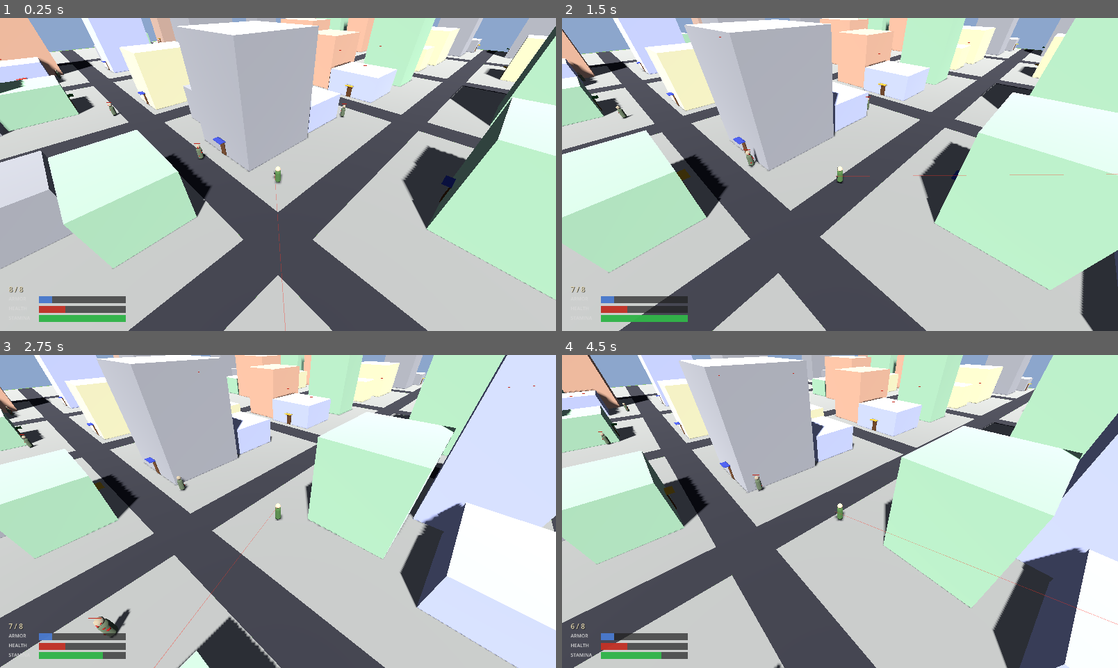
Above: before the commit, frames 1-4 (two rows, left to right).
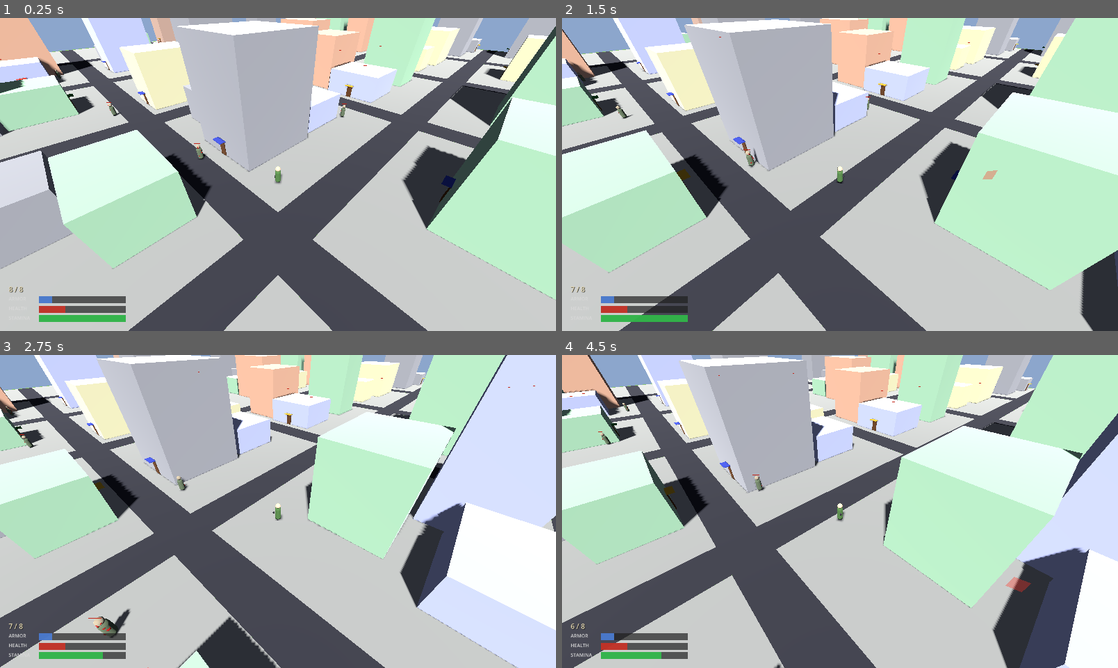
Above: after the commit, the same moments.

Repository: shaoqian2001/vibe-zombie
Game: Godot game, scene res://scenes/Main.tscn
Two runs of this game, one before a commit and one after it. Both use one fixed random seed, a clock stepped at 60 frames per second and the inputs below.
Inputs (mouse positions are in pixels of both pictures, inside the frame that each line leads up to):
- Up to frame 1 (0.25 s): no input
- Up to frame 2 (1.5 s): move the mouse to (962, 158) at 0.52 s; hold D (move_right) 0.53-1.28 s; hold F (interact) 0.53-1.28 s; move the mouse to (728, 190) at 1.27 s; hold S (move_backward) from 1.28 s (still down); click (728, 190) at 1.35 s
- Up to frame 3 (2.75 s): move the mouse to (333, 442) at 2.02 s; release S (move_backward) at 2.03 s; hold D (move_right) from 2.03 s (still down); hold Shift (sprint) from 2.03 s (still down)
- Up to frame 4 (4.5 s): move the mouse to (812, 574) at 2.77 s; release D (move_right) at 2.78 s; release Shift (sprint) at 2.78 s; hold W (move_forward) 2.78-3.53 s; tap F (interact) at 2.85 s; move the mouse to (1006, 558) at 3.52 s; press the mouse at (1006, 558) at 3.53 s; hold A (move_left) from 3.53 s (still down); move the mouse to (673, 464) at 4.27 s; release the mouse at (673, 464) at 4.28 s; tap Shift (sprint) at 4.35 s

The runs differ from the first frame. In frame 1, less than 0.1% of the frame differs, in the area x 49-52%, y 48-100%; in frame 2, 0.1%; in frame 3, less than 0.1%; in frame 4, 0.2%, in the area x 49-100%, y 50-87%.

Commit message:
fix: correct pistol/aim line direction and bullet origin
- Pistol, slide, and muzzle placed at -Z (forward in Godot) instead of +Z
- Aim line now correctly extends in the facing direction from muzzle tip
- Bullet raycast uses same flat forward vector as the aim line
- Reset aim line transform each frame to prevent rotation drift

https://claude.ai/code/session_016qm4EvvEUs7PowHK6sgWGV

Diff:
--- a/scripts/player.gd
+++ b/scripts/player.gd
@@ -77,8 +77,8 @@
 func _build_pistol() -> void:
 	_pistol_node = Node3D.new()
 	_pistol_node.name = "Pistol"
-	# Position at right hand area (offset from body centre)
-	_pistol_node.position = Vector3(0.35, 1.0, 0.30)
+	# Position at right hand area (-Z is forward in Godot)
+	_pistol_node.position = Vector3(0.35, 1.0, -0.30)
 	add_child(_pistol_node)
 
 	# Grip (handle)
@@ -93,7 +93,7 @@
 	grip.position = Vector3(0.0, -0.06, 0.0)
 	_pistol_node.add_child(grip)
 
-	# Slide (barrel / top part)
+	# Slide (barrel / top part, extends forward = -Z)
 	var slide_mat := StandardMaterial3D.new()
 	slide_mat.albedo_color = Color(0.22, 0.22, 0.24, 1)
 	var slide_mesh := BoxMesh.new()
@@ -102,10 +102,10 @@
 	var slide := MeshInstance3D.new()
 	slide.name = "Slide"
 	slide.mesh = slide_mesh
-	slide.position = Vector3(0.0, 0.06, 0.04)
+	slide.position = Vector3(0.0, 0.06, -0.04)
 	_pistol_node.add_child(slide)
 
-	# Muzzle (small cylinder at the front)
+	# Muzzle (small cylinder at the front tip)
 	var muzzle_mat := StandardMaterial3D.new()
 	muzzle_mat.albedo_color = Color(0.10, 0.10, 0.10, 1)
 	var muzzle_mesh := CylinderMesh.new()
@@ -116,7 +116,7 @@
 	var muzzle := MeshInstance3D.new()
 	muzzle.name = "Muzzle"
 	muzzle.mesh = muzzle_mesh
-	muzzle.position = Vector3(0.0, 0.06, 0.14)
+	muzzle.position = Vector3(0.0, 0.06, -0.14)
 	muzzle.rotation_degrees = Vector3(90, 0, 0)
 	_pistol_node.add_child(muzzle)
 
@@ -148,8 +148,8 @@
 func _get_muzzle_world_pos() -> Vector3:
 	if _pistol_node == null:
 		return global_position + Vector3(0, 1.0, 0)
-	# Muzzle tip is at pistol local (0, 0.06, 0.16) — just past the muzzle mesh
-	return _pistol_node.global_transform * Vector3(0.0, 0.06, 0.16)
+	# Muzzle tip is just past the muzzle mesh (-Z = forward)
+	return _pistol_node.global_transform * Vector3(0.0, 0.06, -0.16)
 
 func _update_aim_line() -> void:
 	if _aim_line == null or not is_instance_valid(_aim_line):
@@ -157,18 +157,19 @@
 
 	var muzzle_pos := _get_muzzle_world_pos()
 	var forward := -global_transform.basis.z
+	forward.y = 0.0
+	if forward.length_squared() < 0.001:
+		return
+	forward = forward.normalized()
 	var aim_end := muzzle_pos + forward * SHOOT_RANGE
-
 	var mid := (muzzle_pos + aim_end) * 0.5
-	var length := SHOOT_RANGE
-
+
+	# Reset transform completely each frame to avoid rotation drift
+	_aim_line.global_transform = Transform3D.IDENTITY
 	_aim_line.global_position = mid
-	_aim_line.scale = Vector3(1, length, 1)
-
-	# Orient the cylinder along the aim direction
-	if forward.length() > 0.01:
-		_aim_line.look_at(aim_end, Vector3.UP)
-		_aim_line.rotation.x += PI * 0.5
+	_aim_line.scale = Vector3(1, SHOOT_RANGE, 1)
+	_aim_line.look_at(aim_end, Vector3.UP)
+	_aim_line.rotate_object_local(Vector3.RIGHT, PI * 0.5)
 
 # ------------------------------------------------------------------
 # Gun mechanics
@@ -205,6 +206,8 @@
 
 func _fire_bullet() -> void:
 	var forward := -global_transform.basis.z
+	forward.y = 0.0
+	forward = forward.normalized()
 	var ray_origin := _get_muzzle_world_pos()
 	var ray_end := ray_origin + forward * SHOOT_RANGE
 
